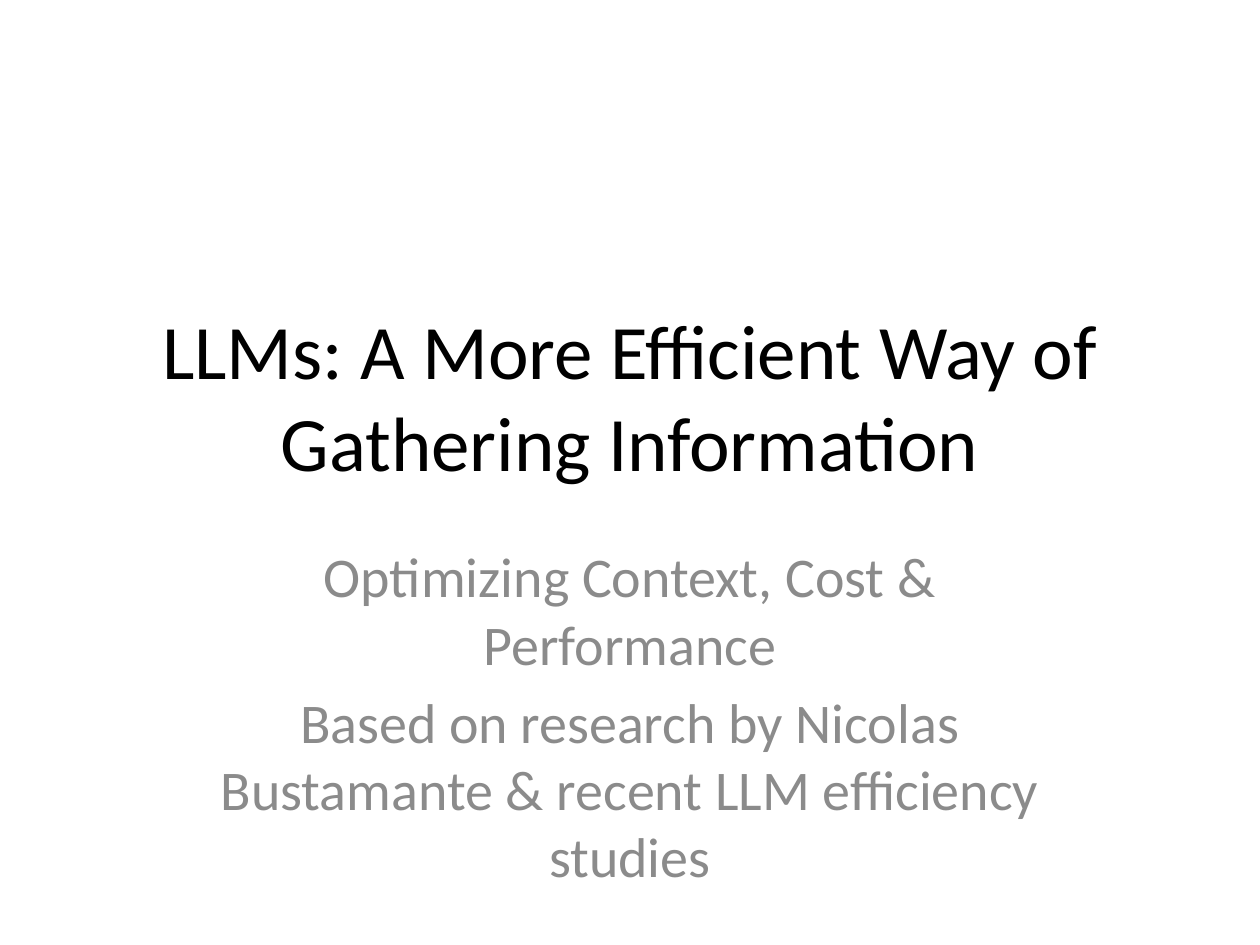
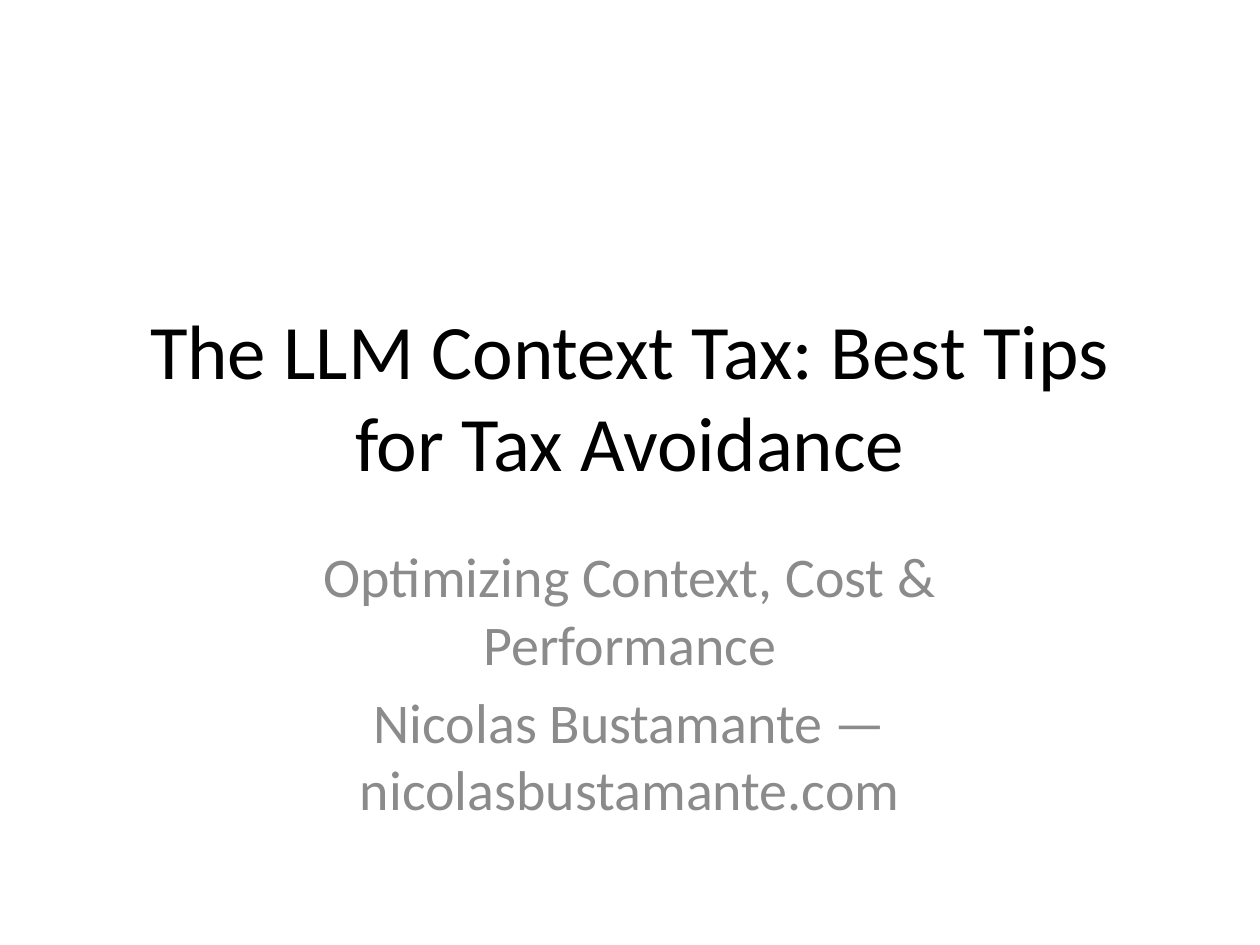
Before and after one commit to ms4674/Equity-research, a slide deck: slide 1 of LLM_Information_Efficiency_Presentation.pptx. Drawn at 1260x945 pixels with LibreOffice and Linux fonts; fonts in the diff are those of the drawing. Boxes give left, top, right and bottom in pixels: in the first picture for what was removed or moved away, otherwise in the second. Text is boxed around its words. In the diff, an @@ line names an element or a change of style, - is before the commit and + after.

```diff
--- a/LLM_Information_Efficiency_Presentation.pptx
+++ b/LLM_Information_Efficiency_Presentation.pptx
@@ title at [150,325,1108,472]: text changed @@
-LLMs: A More Efficient Way of Gathering Information
+The LLM Context Tax: Best Tips for Tax Avoidance
@@ subtitle at [360,704,900,811]: text changed @@
-Based on research by Nicolas Bustamante & recent LLM efficiency studies
+Nicolas Bustamante — nicolasbustamante.com
```
Also in this commit, not shown: 4 other slides changed, 1 slide added, 2 slides removed, 1 other file.
